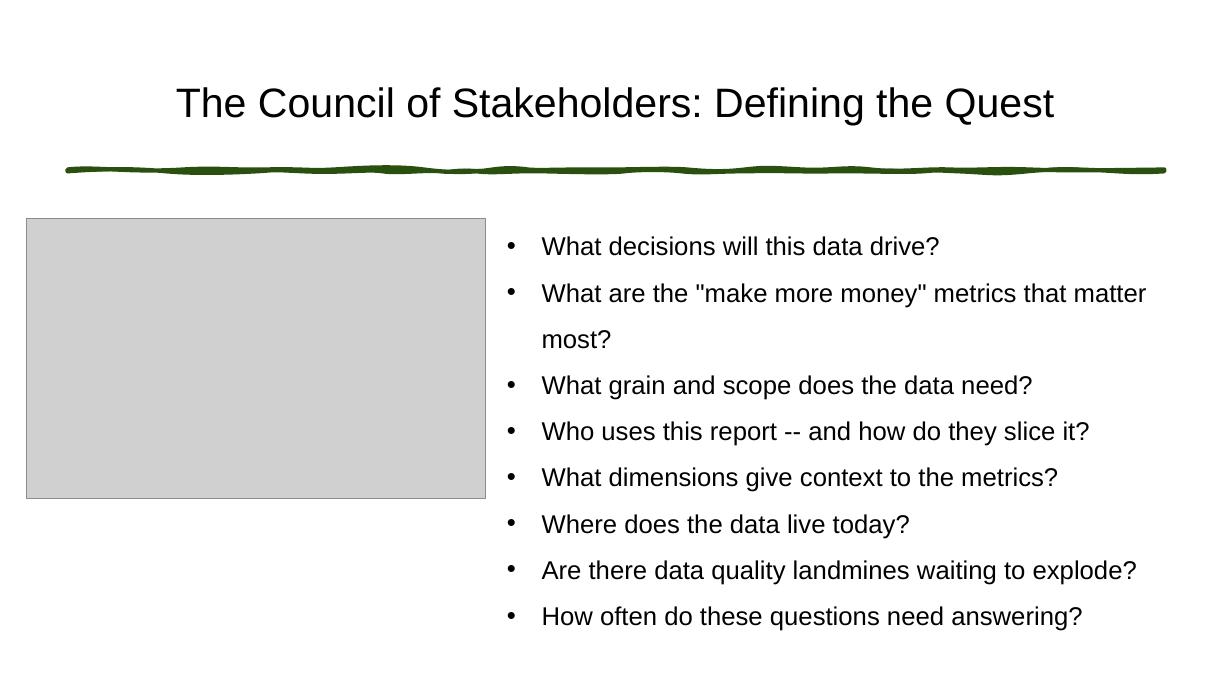
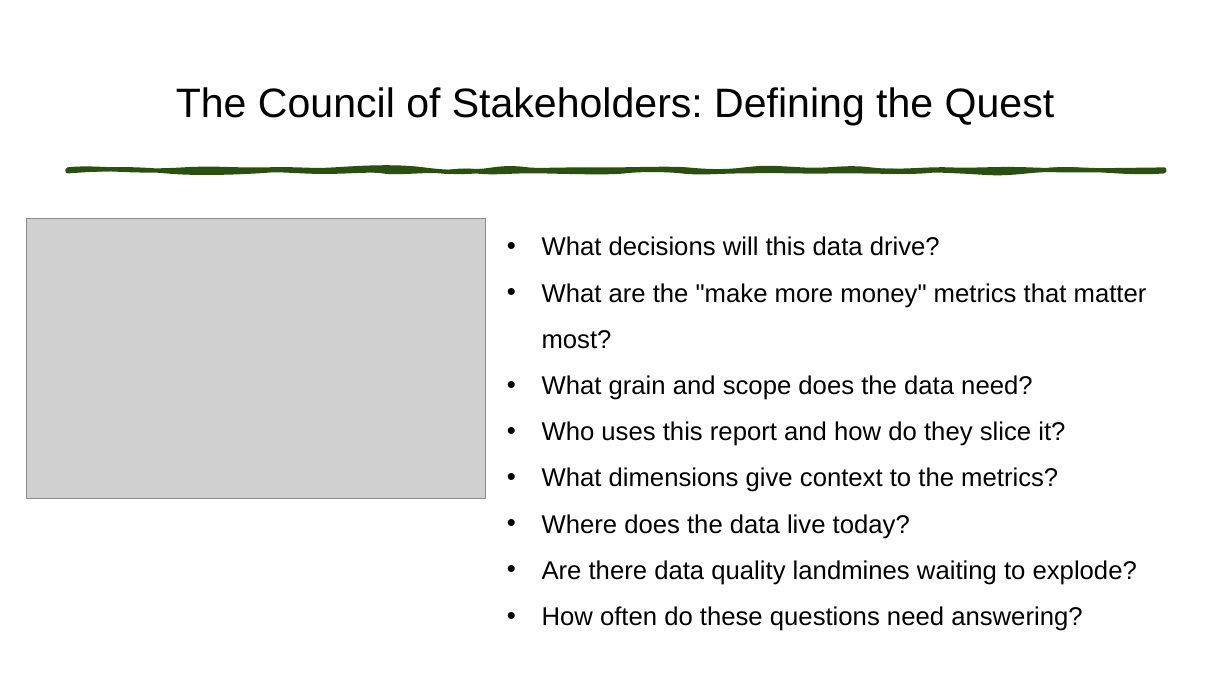
Before and after one commit to Anytsirk12/DataOnWheels, a slide deck: slide 11 of Presentations/Fellowship of the Star Schema/The Fellowship of the Star Schema Transforming OLTP Data for Power BI.pptx. Drawn at 1232x693 pixels with LibreOffice and Linux fonts; fonts in the diff are those of the drawing; grey boxes stand for pictures. Boxes give left, top, right and bottom in pixels: in the first picture for what was removed or moved away, otherwise in the second. Text is boxed around its words. In the diff, an @@ line names an element or a change of style, - is before the commit and + after.

```diff
--- a/Presentations/Fellowship of the Star Schema/The Fellowship of the Star Schema Transforming OLTP Data for Power BI.pptx
+++ b/Presentations/Fellowship of the Star Schema/The Fellowship of the Star Schema Transforming OLTP Data for Power BI.pptx
@@ text at <box>542,421,1065,446</box>: text changed @@
-• Who uses this report -- and how do they slice it?
+• Who uses this report and how do they slice it?
```
Also in this commit, not shown: 9 other slides changed, 4 other files.
